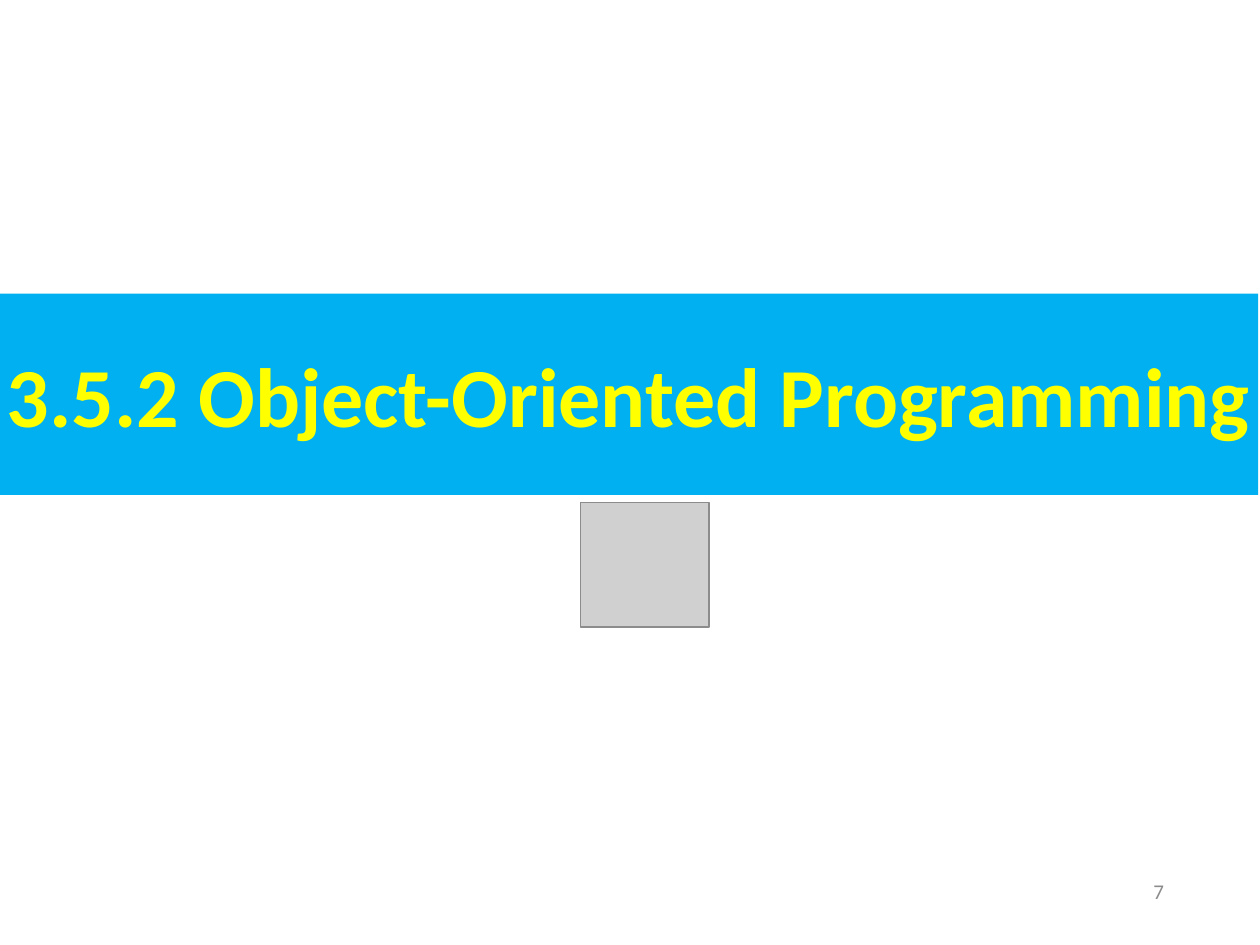
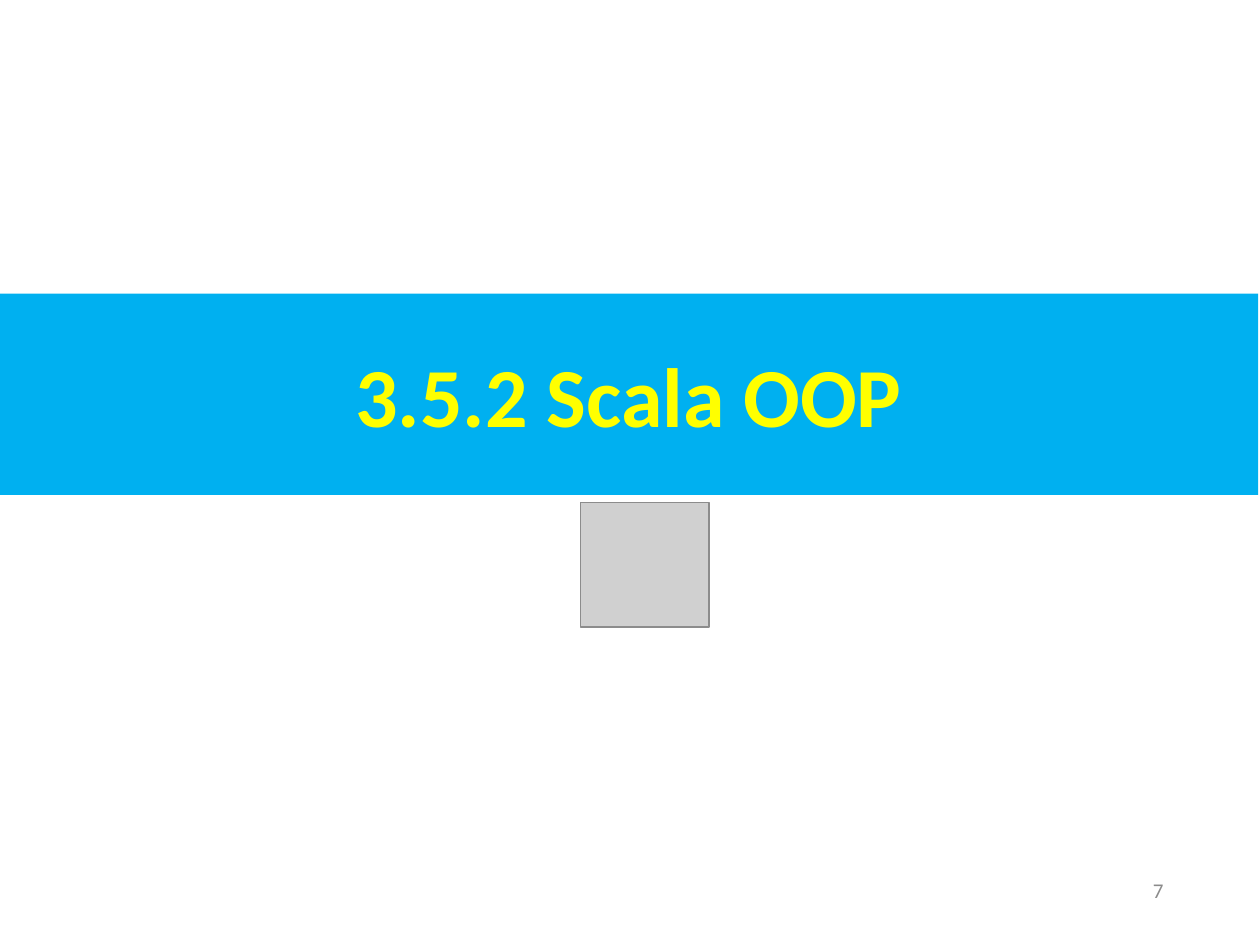
Before and after one commit to peterhchen/AIU_CS800_Chisel, a slide deck: slide 7 of 300_UCB_BC/003.5_OOP/000_Video/003.5_OOP.ppt. Drawn at 1260x945 pixels with LibreOffice and Linux fonts; fonts in the diff are those of the drawing; grey boxes stand for pictures. Boxes give left, top, right and bottom in pixels: in the first picture for what was removed or moved away, otherwise in the second. Text is boxed around its words. In the diff, an @@ line names an element or a change of style, - is before the commit and + after.

```diff
--- a/300_UCB_BC/003.5_OOP/000_Video/003.5_OOP.ppt
+++ b/300_UCB_BC/003.5_OOP/000_Video/003.5_OOP.ppt
@@ text in rectangle at (x1=355, y1=368, x2=901, y2=428): text changed @@
-3.5.2 Object-Oriented Programming
+3.5.2 Scala OOP
```
Also in this commit, not shown: 2 other slides changed, 28 slides added.
